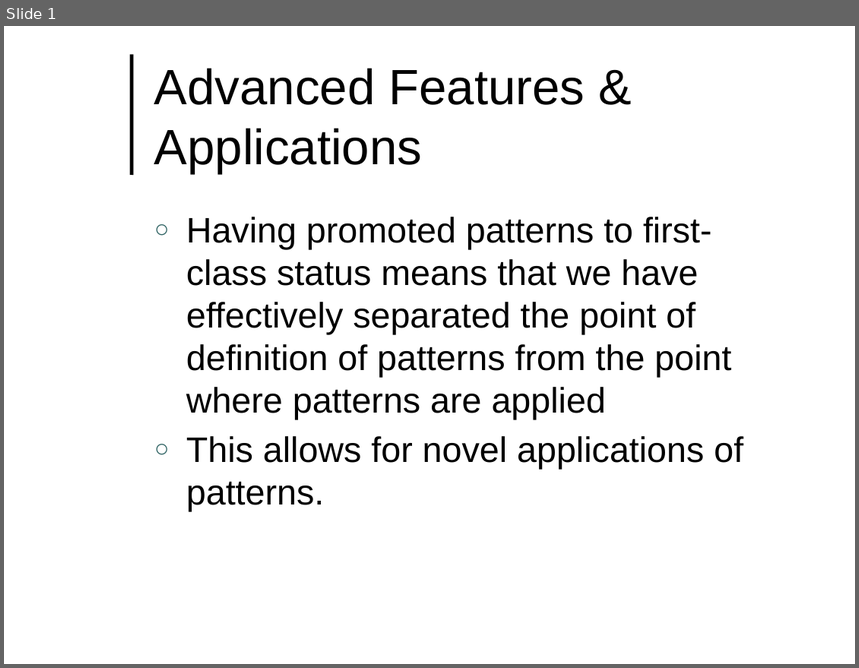
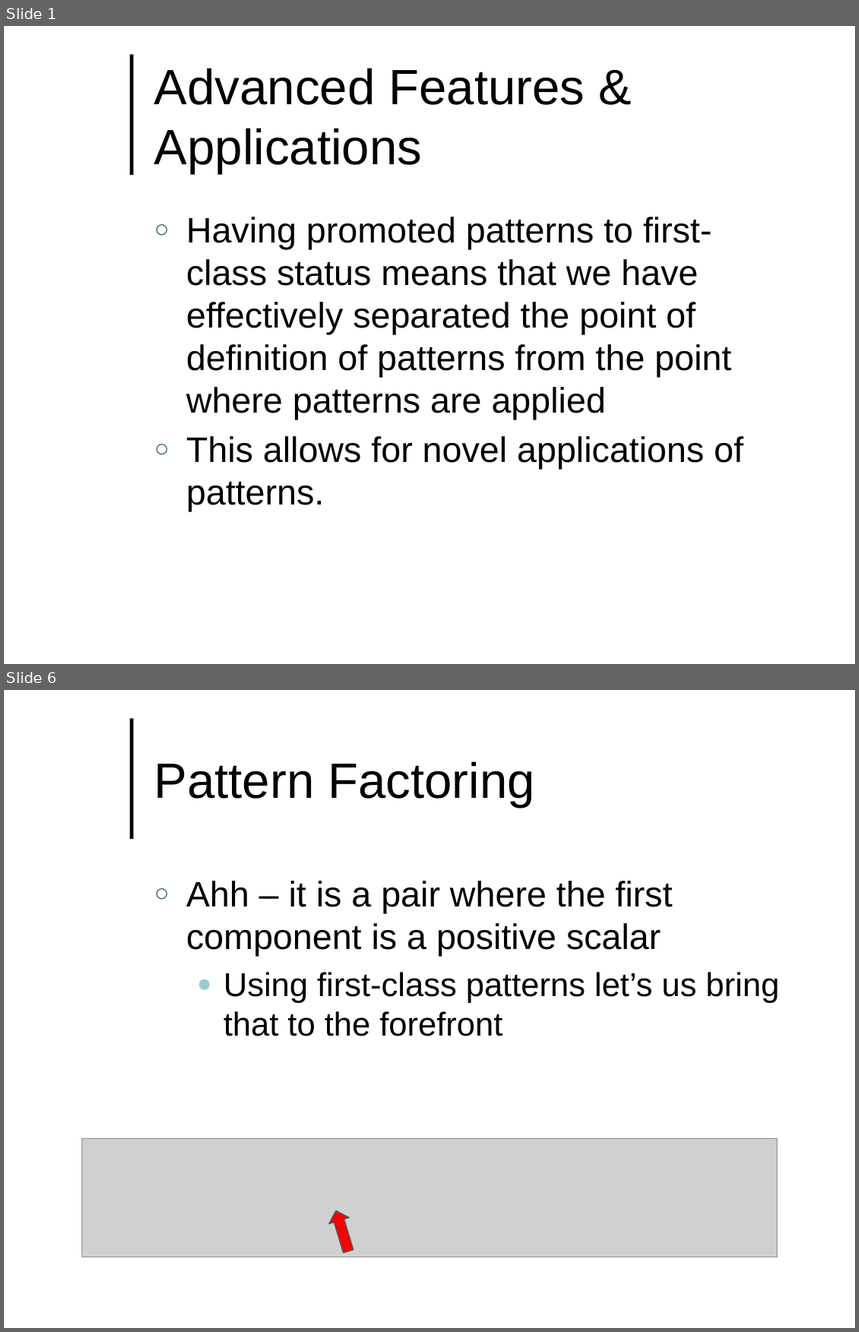
Before and after one commit to lutzhamel/CSC493, a slide deck: notes/csc493-ln015.pptx. Shown one above the other, each under a label of ours: slide 1 before the commit, slides 1 and 6 after it; the slides between them are not shown. The pictures are 859x668 and 859x1332 pixels, drawn with LibreOffice and Linux fonts; fonts in the diff are those of the drawing; grey boxes stand for pictures; background and template pictures are left out. Boxes give left, top, right and bottom in pixels: in the first picture for what was removed or moved away, otherwise in the second. Text is boxed around its words. In the diff, an @@ line names an element or a change of style, - is before the commit and + after.

```diff
--- a/notes/csc493-ln015.pptx
+++ b/notes/csc493-ln015.pptx
@@ slide 6 added at box(4, 690, 855, 1328), background #FFFFFF; not listed: 1 template element that a slide beside it also shows @@
@@ title added at box(154, 761, 534, 808), 42 pt, text #000000 @@
+Pattern Factoring
@@ text added at box(186, 881, 780, 1037), 28 pt, text #000000 @@
+○ Ahh – it is a pair where the first component is a positive scalar
+  ● Using first-class patterns let’s us bring that to the forefront
@@ picture added at box(82, 1138, 778, 1258) @@
@@ up arrow added at box(326, 1208, 359, 1255), fill #FF0000, outline #336666 0.75 pt @@
```
Also in this commit, not shown: 2 slides changed, 2 other slides added, 12 other files.
